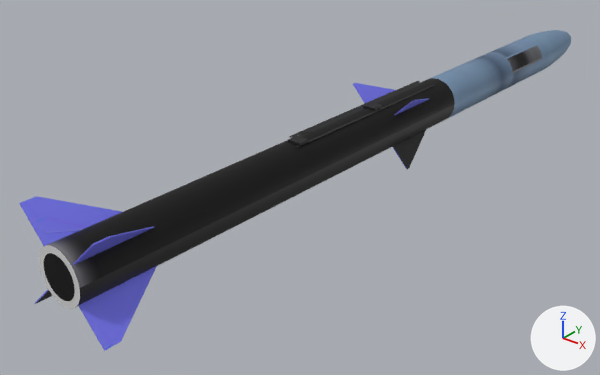
Before and after pictures for a commit that changed the glTF model fortuna-bot-web/games/airdef/models/msl_aim120.glb.
The view is the same before and after, from a 50 mm lens placed at (2.07, -3.27, 1.47), pointed at (-0.24, -0.39, -0.32). Arrows for +X, +Y and +Z are at lower right; the lights stay in place. The first picture is the older version. Vertices at exactly the same position are counted once.

Before the edit, the objects in view are built like this:
```python
ob_body_darkenss = bpy.data.objects.new('body|darkenss', me_body_darkenss)
ob_body_darkenss.location = (0.0, 0.0, 0.0)
ob_body_darker_paint = bpy.data.objects.new('body|Darker_paint', me_body_darker_paint)
ob_body_darker_paint.location = (0.0, 0.0, 0.0)
ob_body_f15_r = bpy.data.objects.new('body|F15_R', me_body_f15_r)
ob_body_f15_r.location = (0.0, 0.0, 0.0)
ob_body_fa18_r = bpy.data.objects.new('body|Fa18_R', me_body_fa18_r)
ob_body_fa18_r.location = (0.0, 0.0, 0.0)
ob_body_material_003 = bpy.data.objects.new('body|Material.003', me_body_material_003)
ob_body_material_003.location = (0.0, 0.0, 0.0)
ob_body_white_mat = bpy.data.objects.new('body|white_mat', me_body_white_mat)
ob_body_white_mat.location = (0.0, 0.0, 0.0)
# me_body_f15_r
# before: 34 (-0.12, -0.12, 0.18) at pixel (354, 82), 35 (0.02, 0.26, 0.05), 36 (0.01, -0.14, 0.05), 37 (-0.12, -0.13, 0.18) at pixel (352, 83), 38 (0.01, -0.14, 0.05)
# before: 39 (-0.12, -0.13, 0.17) at pixel (352, 83), 40 (-0.12, -0.12, -0.17), 41 (-0.12, -0.13, -0.17), 42 (0.01, -0.14, -0.05), 43 (0.02, 0.26, -0.05)
# before: 44 (-0.13, -0.13, -0.17), 45 (0.0, -0.14, -0.04)
```
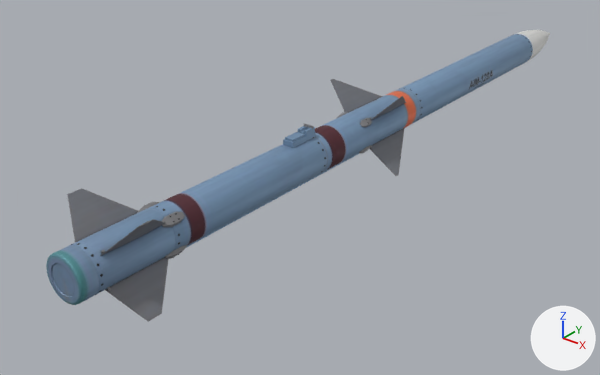
Location of each change, (x1, y1, x2, y2) in pixels of the pictures (600 x 375 px):
'body|Fa18_R', deleted
    before: (45, 30, 571, 288)
'body|AIM_body', added (blue)
    after: (46, 34, 533, 305)
'body|F15_R', surface changed, reshaped, recoloured (17% narrower, 9% shorter)
    before: (19, 83, 429, 351)
    after: (67, 79, 406, 322)
'body|Material.003', deleted
    before: (37, 100, 454, 348)
'body|darkenss', deleted (black)
    before: (44, 253, 75, 301)
'body|AIM_body2', added (blue)
    after: (47, 257, 79, 303)
'body|Darker_paint', deleted
    before: (288, 81, 435, 148)
'body|white_mat', deleted
    before: (39, 245, 80, 309)
'body|AIM_body2F', added
    after: (186, 126, 406, 248)
'body|AIM_steelF', added
    after: (101, 112, 372, 291)
'body|AIM_white', added
    after: (516, 30, 550, 61)
'body|AIM_darkF', added
    after: (77, 34, 532, 295)
part 1 of me_body_f15_r, rebuilt
    before: (79, 266, 157, 351)
    after: (105, 257, 168, 322)
part 2 of me_body_f15_r, rebuilt
    before: (73, 226, 154, 265)
    after: (100, 219, 166, 256)
part 3 of me_body_f15_r, rebuilt
    before: (19, 196, 122, 246)
    after: (67, 188, 138, 242)
part 4 of me_body_f15_r, added
    after: (371, 96, 406, 120)
part 5 of me_body_f15_r, added
    after: (331, 79, 383, 113)
part 6 of me_body_f15_r, added
    after: (370, 128, 404, 176)
part 7 of me_body_f15_r, deleted
    before: (394, 99, 429, 115)
part 8 of me_body_f15_r, deleted (blue)
    before: (353, 83, 395, 103)

What changed in the scene script:
```text
Change img_image_1:
    img_image_1: load_image('Image_1', '_unpacked/Image_1', 256, 128, 'sRGB') -> load_image('Image_1', '_unpacked/Image_1', 512, 512, 'Non-Color')
Add mat_aim_fin:
    mat_aim_fin = bpy.data.materials.new('AIM_fin')
    # uses the picture img_image_0
    # uses the picture img_image_1
Add mat_aim_body2:
    mat_aim_body2 = bpy.data.materials.new('AIM_body2')
    # uses the picture img_image_0
    # uses the picture img_image_1
Add mat_aim_white:
    mat_aim_white = bpy.data.materials.new('AIM_white')
    # uses the picture img_image_0
    # uses the picture img_image_1
Add mat_aim_body:
    mat_aim_body = bpy.data.materials.new('AIM_body')
    # uses the picture img_image_0
    # uses the picture img_image_1
Change me_body_f15_r:
    verts and faces of me_body_f15_r; kept vertices keep their numbers, new ones are numbered from 54
    remove me_body_f15_r.from_pydata(...)  # 54 vertices, 38 faces; spans x -0.23..0.23, y -1.93..0.26, z -0.21..0.21
    remove me_body_f15_r.materials.append(mat_f15_r)  # picture img_image_1
    add me_body_f15_r.from_pydata(...)  # 120 vertices, 208 faces; spans x -0.2..0.2, y -1.82..0.07, z -0.2..0.2
    me_body_f15_r part 1: the loose piece of 8 vertices spanning x 0.03..0.18, y -1.93..-1.53, z -0.21..-0.05 is rebuilt with 15 vertices and now spans x 0.06..0.19, y -1.82..-1.52, z -0.19..-0.06, in mat_aim_fin
    me_body_f15_r part 2: the loose piece of 8 vertices spanning x 0.03..0.19, y -1.93..-1.53, z 0.05..0.2 is rebuilt with 15 vertices and now spans x 0.06..0.19, y -1.82..-1.52, z 0.06..0.19, in mat_aim_fin
    me_body_f15_r part 3: the loose piece of 6 vertices spanning x -0.22..-0.06, y -1.92..-1.53, z 0.05..0.21 is rebuilt with 15 vertices and now spans x -0.19..-0.06, y -1.82..-1.52, z 0.06..0.19, in mat_aim_fin
    me_body_f15_r part 4: a new loose piece of 15 vertices spanning x 0.06..0.2, y -0.25..0.07, z 0.06..0.2, in mat_aim_fin
    me_body_f15_r part 5: a new loose piece of 15 vertices spanning x -0.2..-0.06, y -0.25..0.07, z 0.06..0.2, in mat_aim_fin
    me_body_f15_r part 6: a new loose piece of 15 vertices spanning x 0.06..0.2, y -0.25..0.07, z -0.2..-0.06, in mat_aim_fin
    me_body_f15_r part 7: the loose piece of 8 vertices spanning x 0.1..0.23, y -0.15..0.25, z 0.04..0.17 is deleted
    me_body_f15_r part 8
    add delete_vertices([*range(34, 46)])  # with the faces that use them
    other edits to the shape of me_body_f15_r do not show in these pictures
    add me_body_f15_r.materials.append(mat_aim_fin)
Remove ob_body_fa18_r:
    ob_body_fa18_r = bpy.data.objects.new('body|Fa18_R', me_body_fa18_r)
Remove ob_body_darker_paint:
    ob_body_darker_paint = bpy.data.objects.new('body|Darker_paint', me_body_darker_paint)
Remove ob_body_darkenss:
    ob_body_darkenss = bpy.data.objects.new('body|darkenss', me_body_darkenss)
Remove ob_body_white_mat:
    ob_body_white_mat = bpy.data.objects.new('body|white_mat', me_body_white_mat)
Remove ob_body_material_003:
    ob_body_material_003 = bpy.data.objects.new('body|Material.003', me_body_material_003)
Add ob_body_aim_body2f:
    ob_body_aim_body2f = bpy.data.objects.new('body|AIM_body2F', me_body_aim_body2f)  # 52 vertices, 88 faces; spans x -0.03..0.03, y -1.62..0.2, z -0.1..0.13; in mat_aim_body2f (blue #7795b3)
    ob_body_aim_body2f.location = (0.0, 0.0, 0.0)
Add ob_body_aim_steelf:
    ob_body_aim_steelf = bpy.data.objects.new('body|AIM_steelF', me_body_aim_steelf)  # 236 vertices, 406 faces; spans x -0.09..0.09, y -1.81..-0.24, z -0.09..0.14; in mat_aim_steelf (grey #89898b)
    ob_body_aim_steelf.location = (0.0, 0.0, 0.0)
Add ob_body_aim_darkf:
    ob_body_aim_darkf = bpy.data.objects.new('body|AIM_darkF', me_body_aim_darkf)  # 1140 vertices, 1900 faces; spans x -0.09..0.09, y -1.85..1.45, z -0.09..0.09; in mat_aim_darkf (black #272729)
    ob_body_aim_darkf.location = (0.0, 0.0, 0.0)
Add ob_body_aim_body2:
    ob_body_aim_body2 = bpy.data.objects.new('body|AIM_body2', me_body_aim_body2)  # 160 vertices, 278 faces; spans x -0.082..0.082, y -1.932..-1.928, z -0.082..0.082
    ob_body_aim_body2.location = (0.0, 0.0, 0.0)
Add ob_body_aim_white:
    ob_body_aim_white = bpy.data.objects.new('body|AIM_white', me_body_aim_white)  # 840 vertices, 1638 faces; spans x -0.094..0.094, y 1.468..1.931, z -0.094..0.094
    ob_body_aim_white.location = (0.0, 0.0, 0.0)
Add ob_body_aim_body:
    ob_body_aim_body = bpy.data.objects.new('body|AIM_body', me_body_aim_body)  # 800 vertices, 1520 faces; spans x -0.09..0.09, y -1.93..1.47, z -0.09..0.09
    ob_body_aim_body.location = (0.0, 0.0, 0.0)
```
